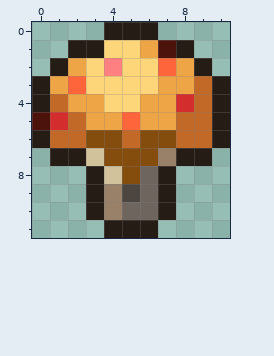
Two versions of one pixel-art sprite, Assets/Textures/Projectiles/Fungore/Mushroom.png. The picture above was drawn from the file before the commit.
The file is 22x24 pixels, drawn in blocks of 2x2; one block is one cell here.
New version:
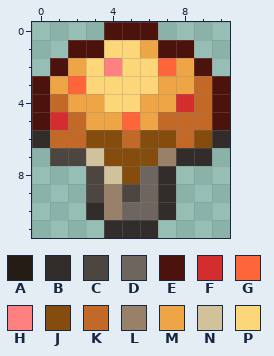
Palette (. is transparent): A #251c16  B #322d2a  C #4d4540  D #6f655f  E #4c130d  F #d42d2d  G #fe653a  H #ff8080  J #854d0d  K #c36927  L #988069  M #eda545  N #d2c29c  P #fdd679
Diff:
@@ x 0..10 @@
- 0 ....AAA....
- 1 ..AAPPMEA..
- 2 .AMPHPPGMA.
- 3 AMGPPPPMMKA
- 4 AKMMPPMMFKA
- 5 EFKMMGMMKKA
- 6 AKKJJKJJKKA
- 7 .AANJJJLAA.
- 8 ...ANJDA...
- 9 ...ALCDA...
-10 ...ALDDA...
-11 ....AAA....
+ 0 ....EEE....
+ 1 ..EEPPMEE..
+ 2 .EMPHPPGME.
+ 3 EMGPPPPMMKE
+ 4 EKMMPPMMFKE
+ 5 EFKMMGMKKKE
+ 6 BKKJJKJJKJB
+ 7 .CCNJJJLBB.
+ 8 ...CNJDB...
+ 9 ...CLCDB...
+10 ...BLDDB...
+11 ....BBB....
Changed places in both pictures, as pixel boxes (x1, y1, x2, y2):
changed: (32, 22, 230, 238)
